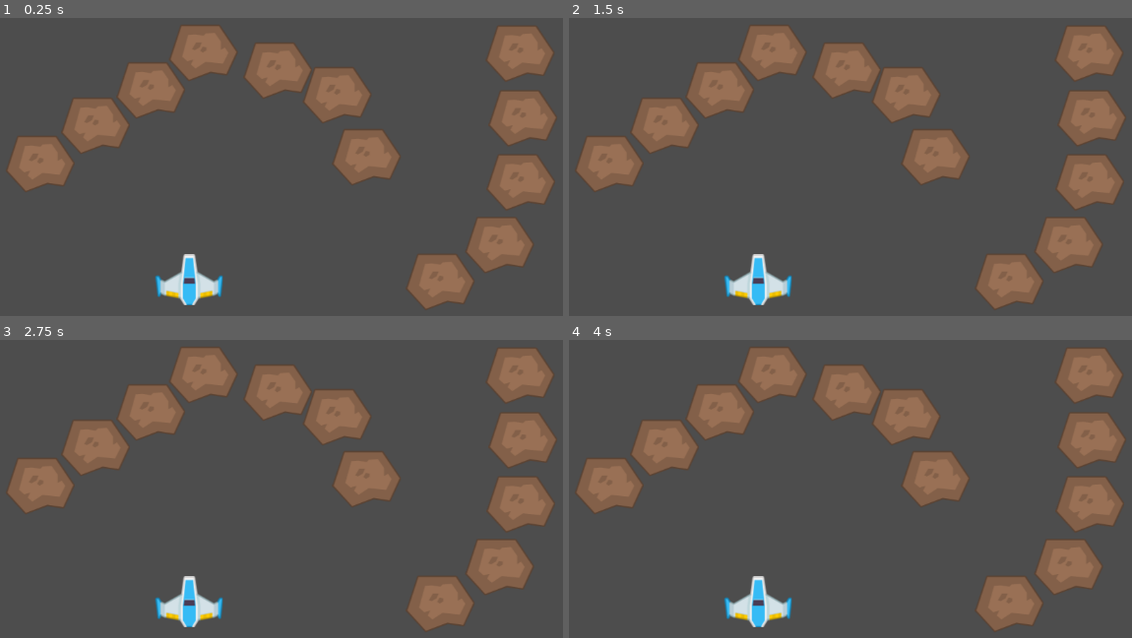
Above: before the commit, frames 1-4 (two rows, left to right).
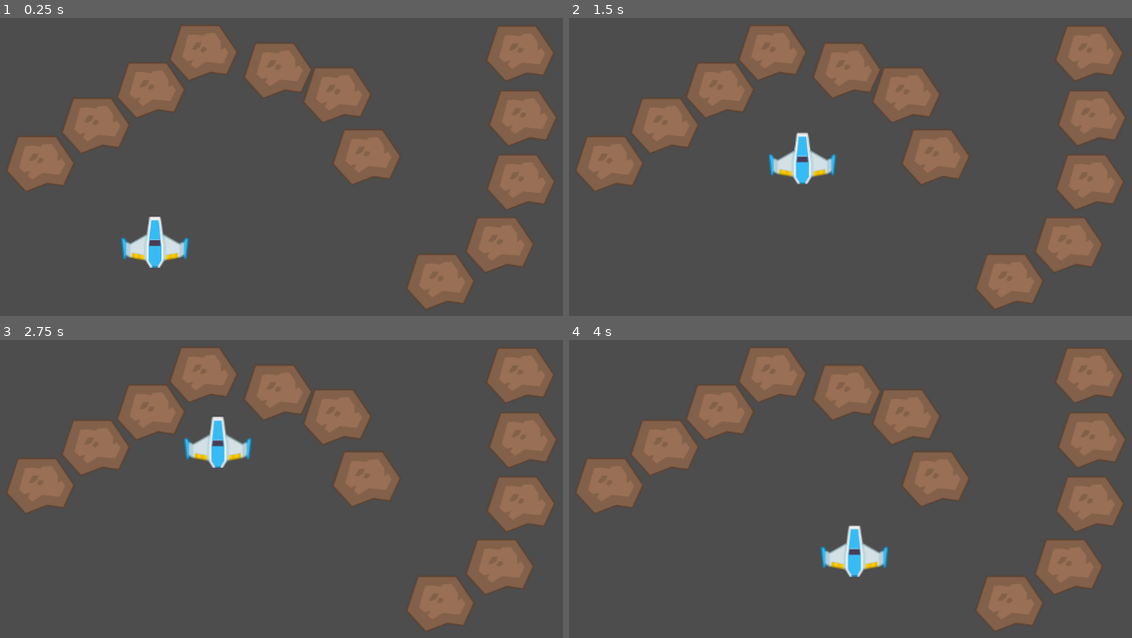
Above: after the commit, the same moments.

Repository: marleeeeeey/godot_exmples
Game: Godot game, scene res://scenes/spaceship_navigation.tscn
Two runs of this game, one before a commit and one after it. Both use one fixed random seed, a clock stepped at 60 frames per second and the inputs below.
Inputs (mouse positions are in pixels of both pictures, inside the frame that each line leads up to):
- Up to frame 1 (0.25 s): no input
- Up to frame 2 (1.5 s): move the mouse to (1002, 125) at 0.52 s; click (1002, 125) at 0.67 s; move the mouse to (670, 167) at 1.27 s; click (670, 167) at 1.42 s
- Up to frame 3 (2.75 s): move the mouse to (337, 369) at 2.02 s; click (337, 369) at 2.17 s
- Up to frame 4 (4 s): move the mouse to (788, 557) at 2.77 s; click (788, 557) at 2.92 s; move the mouse to (1064, 533) at 3.52 s; click (1064, 533) at 3.67 s

The runs differ from the first frame. In frame 1, 2.1% of the frame differs, in the area x 21-40%, y 66-97%; in frame 2, 2.1%; in frame 3, 2.1%, in the area x 27-45%, y 25-97%; in frame 4, 2.1%.

Commit message:
Implement movement to mouse click pos.

Diff:
--- a/007_navigation/assets/scene_spaceship/spaceship.gd
+++ b/007_navigation/assets/scene_spaceship/spaceship.gd
@@ -1,10 +1,10 @@
 extends CharacterBody2D
-
 
 const SPEED = 300.0
 const JUMP_VELOCITY = -400.0
 
 var target_position = Vector2.ZERO
+
 
 func _input(event):
 	# Mouse in viewport coordinates.
@@ -12,5 +12,12 @@
 		print("Mouse Click/Unclick at: ", event.position)
 		target_position = event.position
 
+
 func _physics_process(delta: float) -> void:
+	var diff = target_position - global_position
+	if diff.length() < 5:
+		return
+
+	var direction = (target_position - global_position).normalized()
+	velocity = direction * SPEED
 	move_and_slide()
